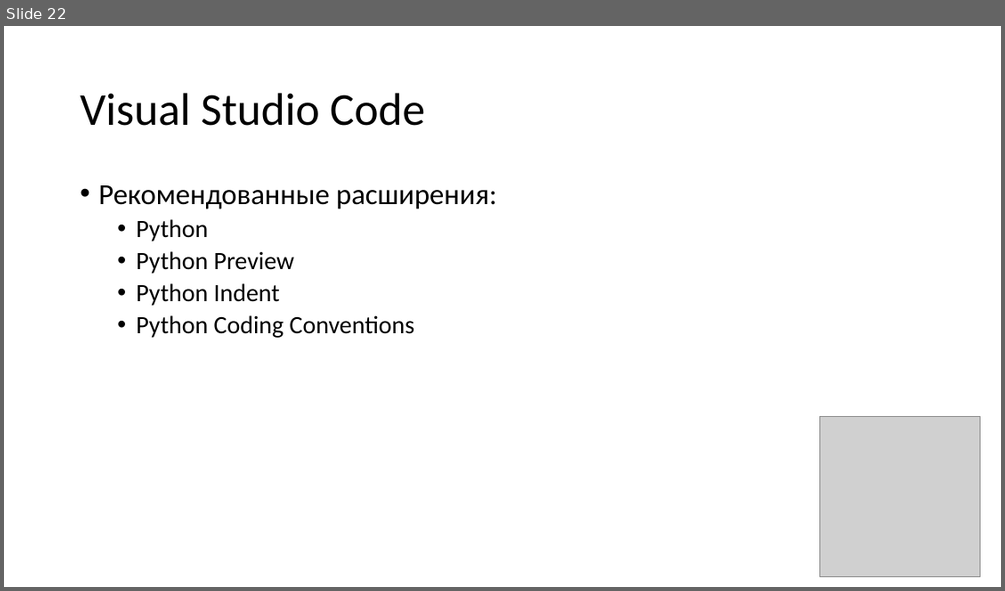
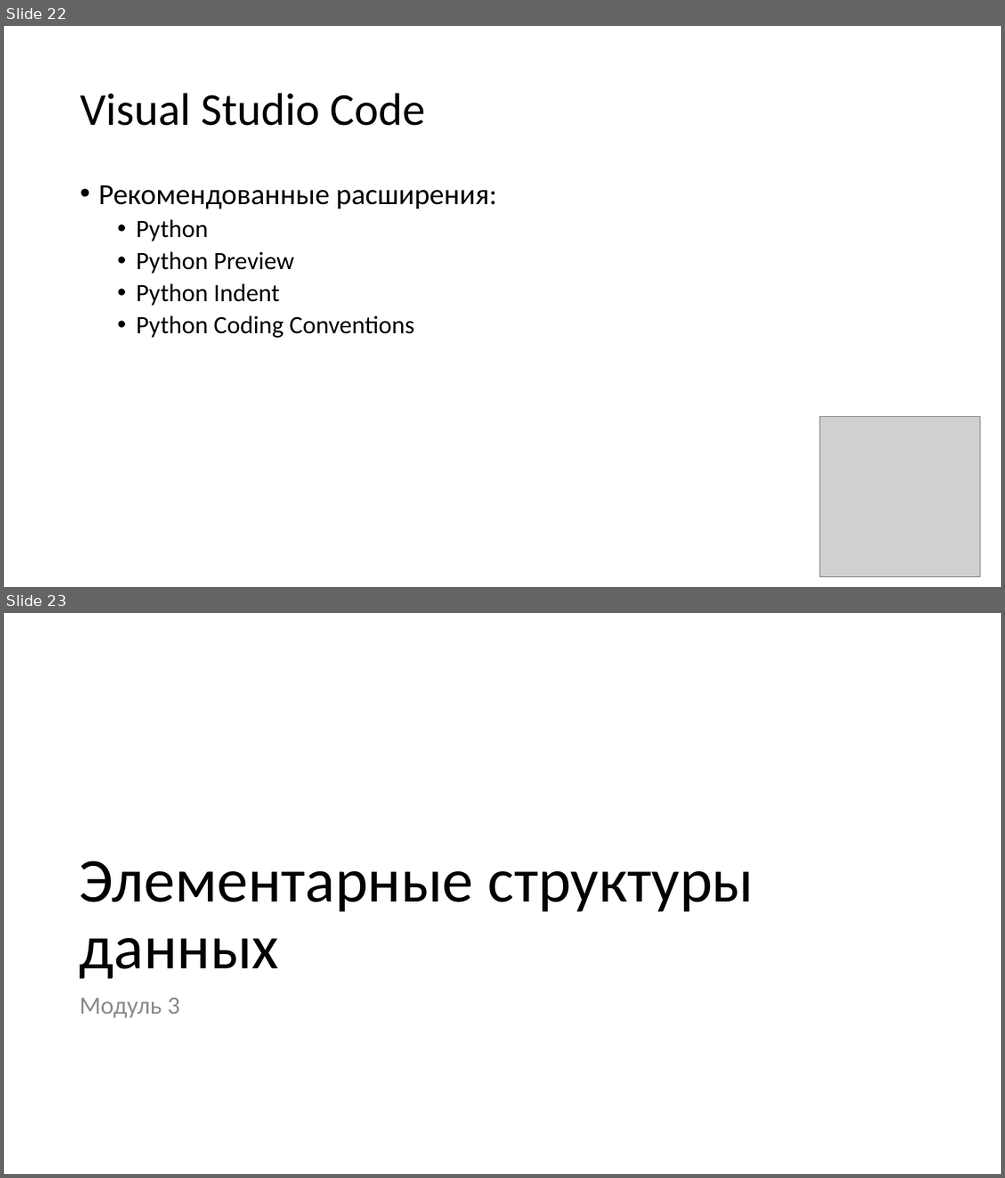
Before and after one commit to paveltsytovich/telegram-course, a slide deck: Presentation/Основы алгоритмизации и программирования.pptx. Shown one above the other, each under a label of ours: slide 22 before the commit, slides 22 and 23 after it. The pictures are 1005x591 and 1005x1178 pixels, drawn with LibreOffice and Linux fonts; fonts in the diff are those of the drawing; grey boxes stand for pictures. Boxes give left, top, right and bottom in pixels: in the first picture for what was removed or moved away, otherwise in the second. Text is boxed around its words. In the diff, an @@ line names an element or a change of style, - is before the commit and + after.

Commit message:
Численный тип данных

```diff
--- a/Presentation/Основы алгоритмизации и программирования.pptx
+++ b/Presentation/Основы алгоритмизации и программирования.pptx
@@ slide 23 added at <box>4,613,1001,1174</box>, background #FFFFFF @@
@@ title added at <box>80,860,754,979</box>, 60 pt, text #000000 @@
+Элементарные структуры данных
@@ text added at <box>80,997,180,1018</box>, 24 pt, text #8C8C8C @@
+Модуль 3
```
Also in this commit, not shown: 8 other slides added, 4 other files.
